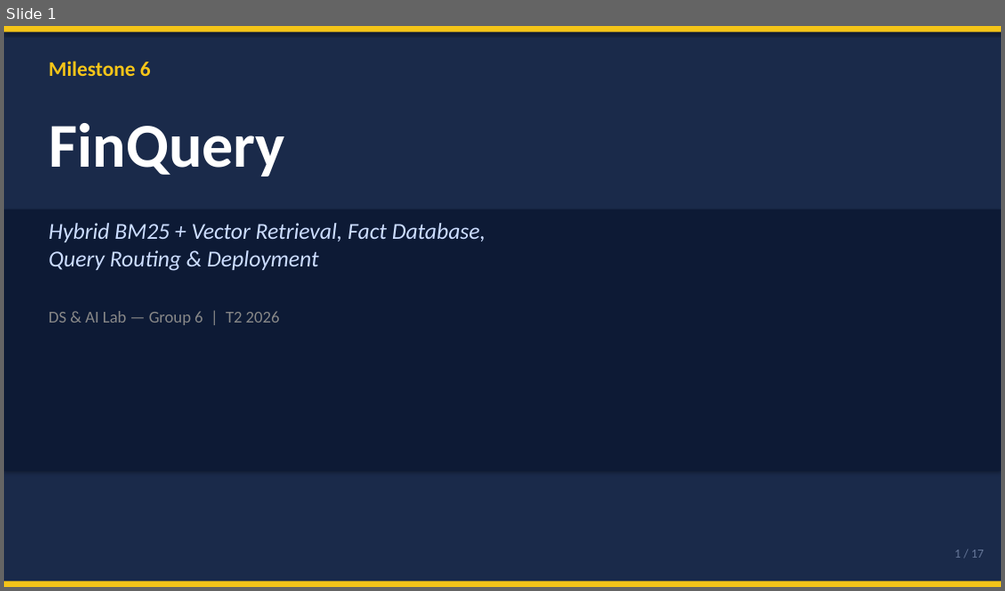
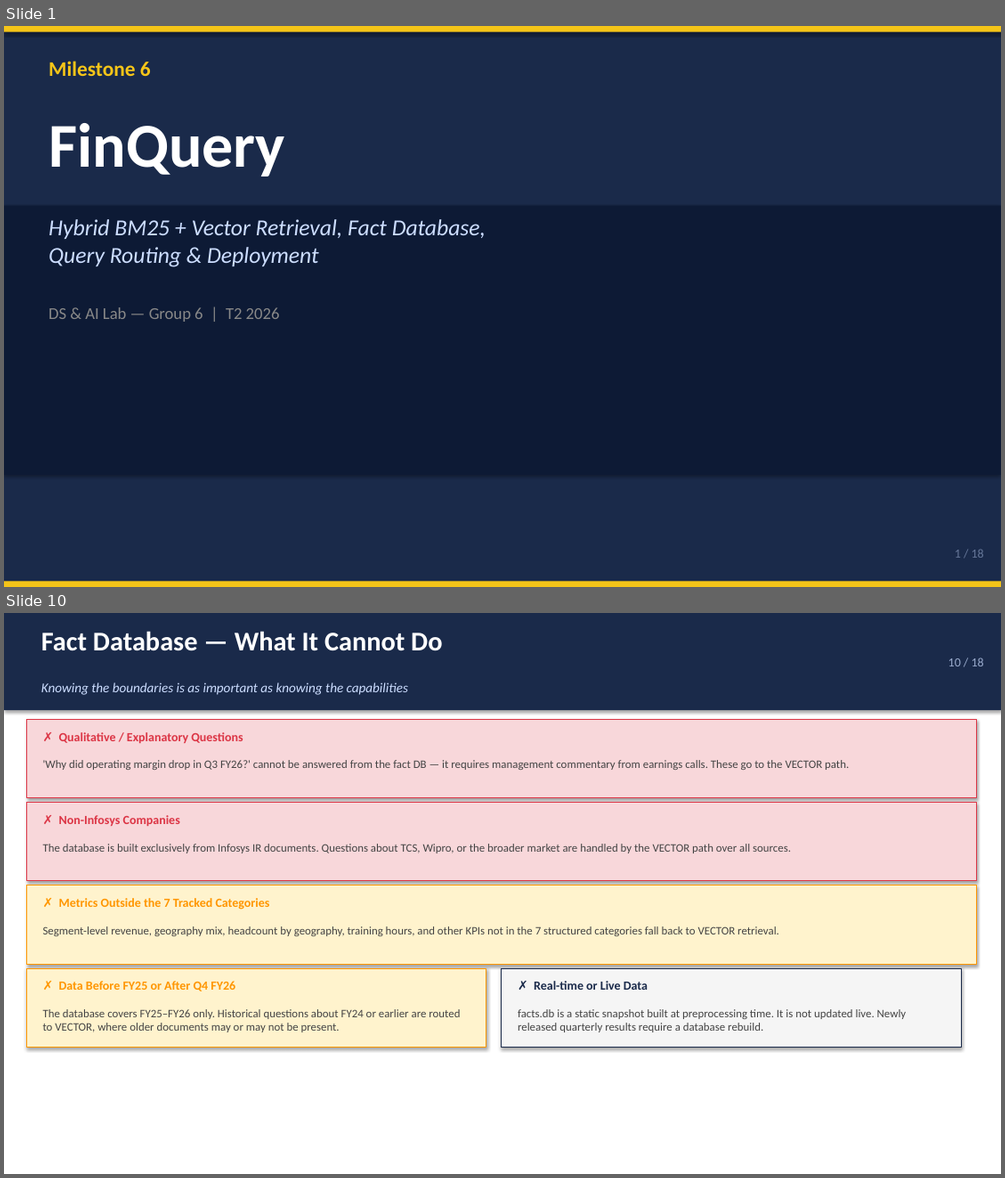
Before and after one commit to nandypi/Group-6-DS-and-AI-Lab-Project, a slide deck: Slides/DSAI_Team_6_Milestone6.pptx. Shown one above the other, each under a label of ours: slide 1 before the commit, slides 1 and 10 after it; the slides between them are not shown. The pictures are 1005x591 and 1005x1178 pixels, drawn with LibreOffice and Linux fonts; fonts in the diff are those of the drawing. Boxes give left, top, right and bottom in pixels: in the first picture for what was removed or moved away, otherwise in the second. Text is boxed around its words. In the diff, an @@ line names an element or a change of style, - is before the commit and + after.

```diff
--- a/Slides/DSAI_Team_6_Milestone6.pptx
+++ b/Slides/DSAI_Team_6_Milestone6.pptx
@@ slide 10 added at <box>4,613,1001,1174</box>, background #FFFFFF @@
@@ rectangle added at <box>4,613,1001,710</box>, fill #1A2A4A @@
@@ text added at <box>41,631,442,651</box>, 26 pt, text #FFFFFF, bold @@
+Fact Database — What It Cannot Do
@@ text added at <box>948,657,984,666</box>, 12 pt, text #99AACC @@
+10 / 18
@@ text added at <box>41,682,408,695</box>, 13 pt, text #CCDDFF, italic @@
+Knowing the boundaries is as important as knowing the capabilities
@@ rectangle added at <box>26,719,976,798</box>, fill #F8D7DA, outline #DC3545 0.75 pt @@
@@ text added at <box>59,732,243,743</box>, 12 pt, text #DC3545, bold @@
+✗ Qualitative / Explanatory Questions
@@ text added at <box>43,760,849,770</box>, 11 pt, text #444444 @@
+'Why did operating margin drop in Q3 FY26?' cannot be answered from the fact DB — it requires management commentary from earnings calls. These go to the VECTOR path.
@@ rectangle added at <box>26,803,976,881</box>, fill #F8D7DA, outline #DC3545 0.75 pt @@
@@ text added at <box>59,815,180,826</box>, 12 pt, text #DC3545, bold @@
+✗ Non-Infosys Companies
@@ text added at <box>43,844,791,853</box>, 11 pt, text #444444 @@
+The database is built exclusively from Infosys IR documents. Questions about TCS, Wipro, or the broader market are handled by the VECTOR path over all sources.
@@ rectangle added at <box>26,885,976,964</box>, fill #FFF3CD, outline #FF9600 0.75 pt @@
@@ text added at <box>59,898,270,909</box>, 12 pt, text #FF9600, bold @@
+✗ Metrics Outside the 7 Tracked Categories
@@ text added at <box>43,926,779,936</box>, 11 pt, text #444444 @@
+Segment-level revenue, geography mix, headcount by geography, training hours, and other KPIs not in the 7 structured categories fall back to VECTOR retrieval.
@@ rectangle added at <box>26,968,486,1046</box>, fill #FFF3CD, outline #FF9600 0.75 pt @@
@@ text added at <box>59,981,235,991</box>, 12 pt, text #FF9600, bold @@
+✗ Data Before FY25 or After Q4 FY26
@@ rectangle added at <box>502,968,961,1046</box>, fill #F5F5F5, outline #1A2A4A 0.75 pt @@
@@ text added at <box>534,981,647,989</box>, 12 pt, text #1A2A4A, bold @@
+✗ Real-time or Live Data
@@ text added at <box>43,1009,460,1032</box>, 11 pt, text #444444 @@
+The database covers FY25–FY26 only. Historical questions about FY24 or earlier are routed to VECTOR, where older documents may or may not be present.
@@ text added at <box>518,1009,906,1032</box>, 11 pt, text #444444 @@
+facts.db is a static snapshot built at preprocessing time. It is not updated live. Newly released quarterly results require a database rebuild.
@@ slide 1 changed as well @@
@@ rectangle: place and size @@
-rectangle at <box>4,209,1001,471</box>
+rectangle at <box>4,206,1001,475</box>
@@ text "Hybrid BM25 + Vector Retrieval, ...": place and size @@
-text "Hybrid BM25 + Vector Retrieval, ..." at <box>48,223,485,271</box>
+text "Hybrid BM25 + Vector Retrieval, ..." at <box>48,219,485,267</box>
@@ text "DS & AI Lab — ...": place and size @@
-text "DS & AI Lab — ..." at <box>48,311,280,325</box>
+text "DS & AI Lab — ..." at <box>48,307,280,321</box>
@@ text at <box>955,549,984,557</box>: text changed @@
-1 / 17
+1 / 18
```
Also in this commit, not shown: 6 other slides changed, 10 other slides added, 10 slides removed.
